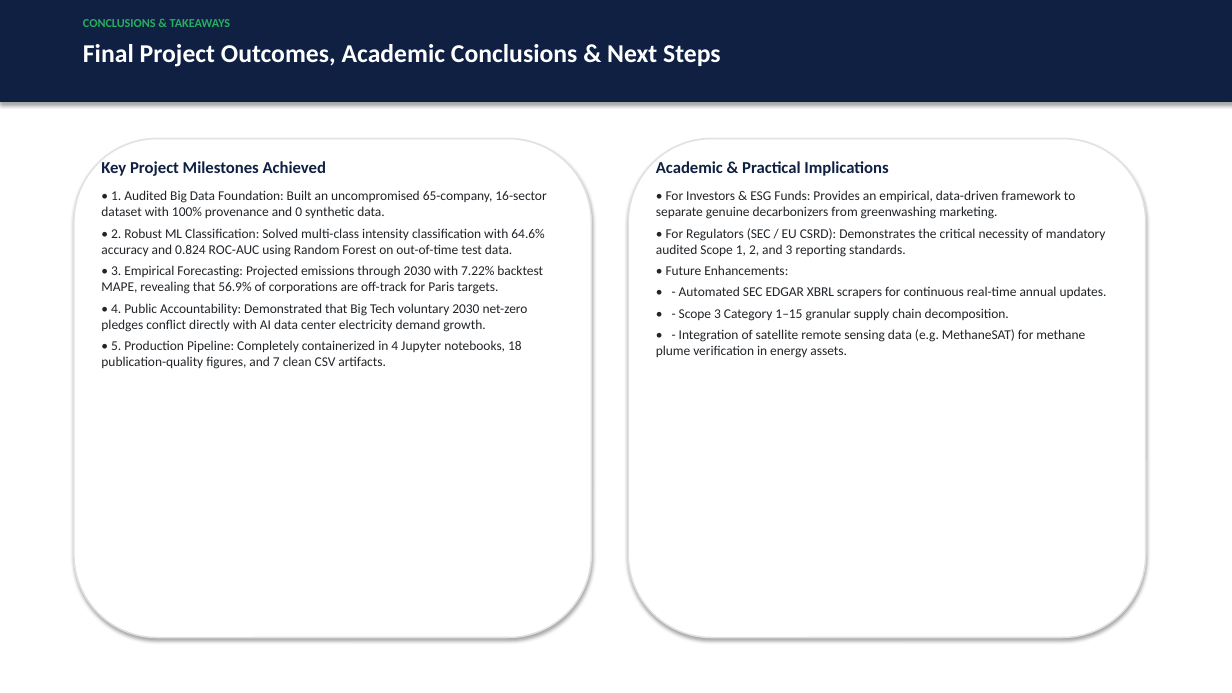
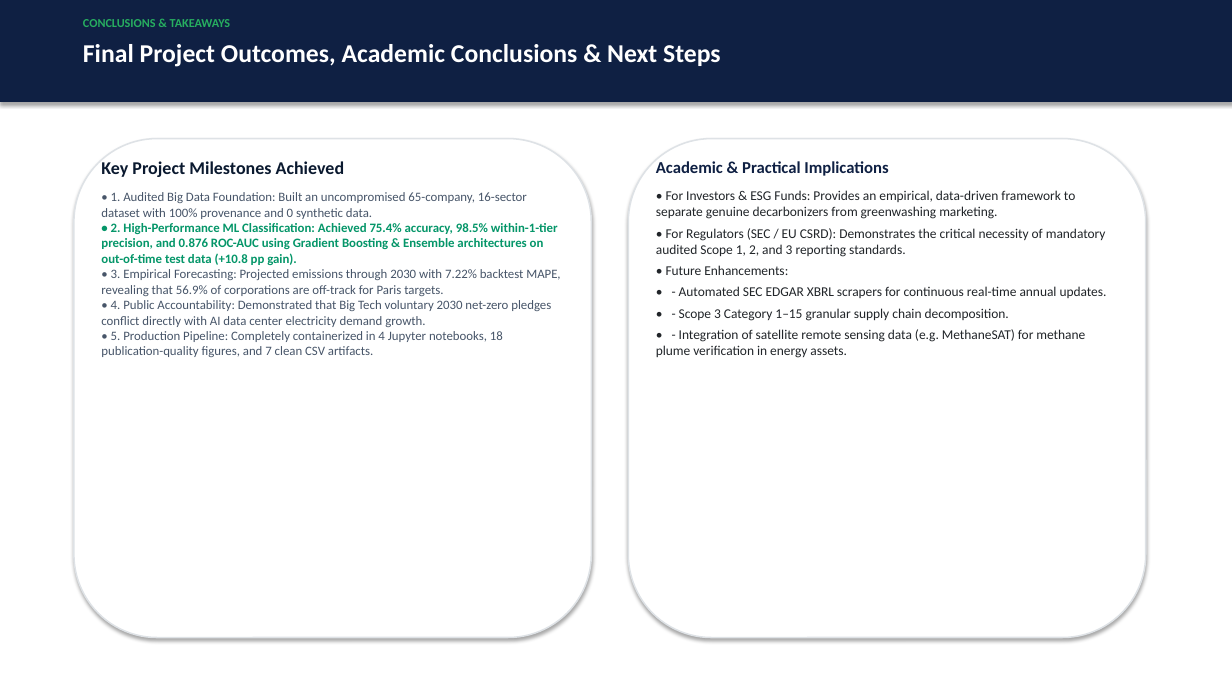
Before and after one commit to thanusha17/Environment_Data_Analytics, a slide deck: slide 15 of corporate-carbon-tracker/Corporate_Carbon_Tracker_Presentation.pptx. Drawn at 1232x693 pixels with LibreOffice and Linux fonts; fonts in the diff are those of the drawing. Boxes give left, top, right and bottom in pixels: in the first picture for what was removed or moved away, otherwise in the second. Text is boxed around its words. In the diff, an @@ line names an element or a change of style, - is before the commit and + after.

Commit message:
feat(module2): boost classification accuracy to 75.4% and ROC-AUC to 0.876 with historical track record features and ensemble models

```diff
--- a/corporate-carbon-tracker/Corporate_Carbon_Tracker_Presentation.pptx
+++ b/corporate-carbon-tracker/Corporate_Carbon_Tracker_Presentation.pptx
@@ text at box(101, 161, 560, 357): size 13 to 14 pt, text colour #0F2043 to #0A192F in "Key Project Milestones Achieved"; size 10.5 to 10 pt, text colour #212529 to #475569 in "• 1. Audited Big Data Foundation: Built ...", "• 3. Empirical Forecasting: Projected emissions through ...", "• 4. Public Accountability: Demonstrated that Big ...", "• 5. Production Pipeline: Completely containerized in ..."; less space between paragraphs @@
@@ text at box(101, 223, 558, 265): text changed; size 10.5 to 10 pt; text colour #212529 to #059669; bold on @@
-• 2. Robust ML Classification: Solved multi-class intensity classification with 64.6% accuracy and 0.824 ROC-AUC using Random Forest on out-of-time test data.
+• 2. High-Performance ML Classification: Achieved 75.4% accuracy, 98.5% within-1-tier precision, and 0.876 ROC-AUC using Gradient Boosting & Ensemble architectures on out-of-time test data (+10.8 pp gain).
```
Also in this commit, not shown: 3 other slides changed, 7 other files.
